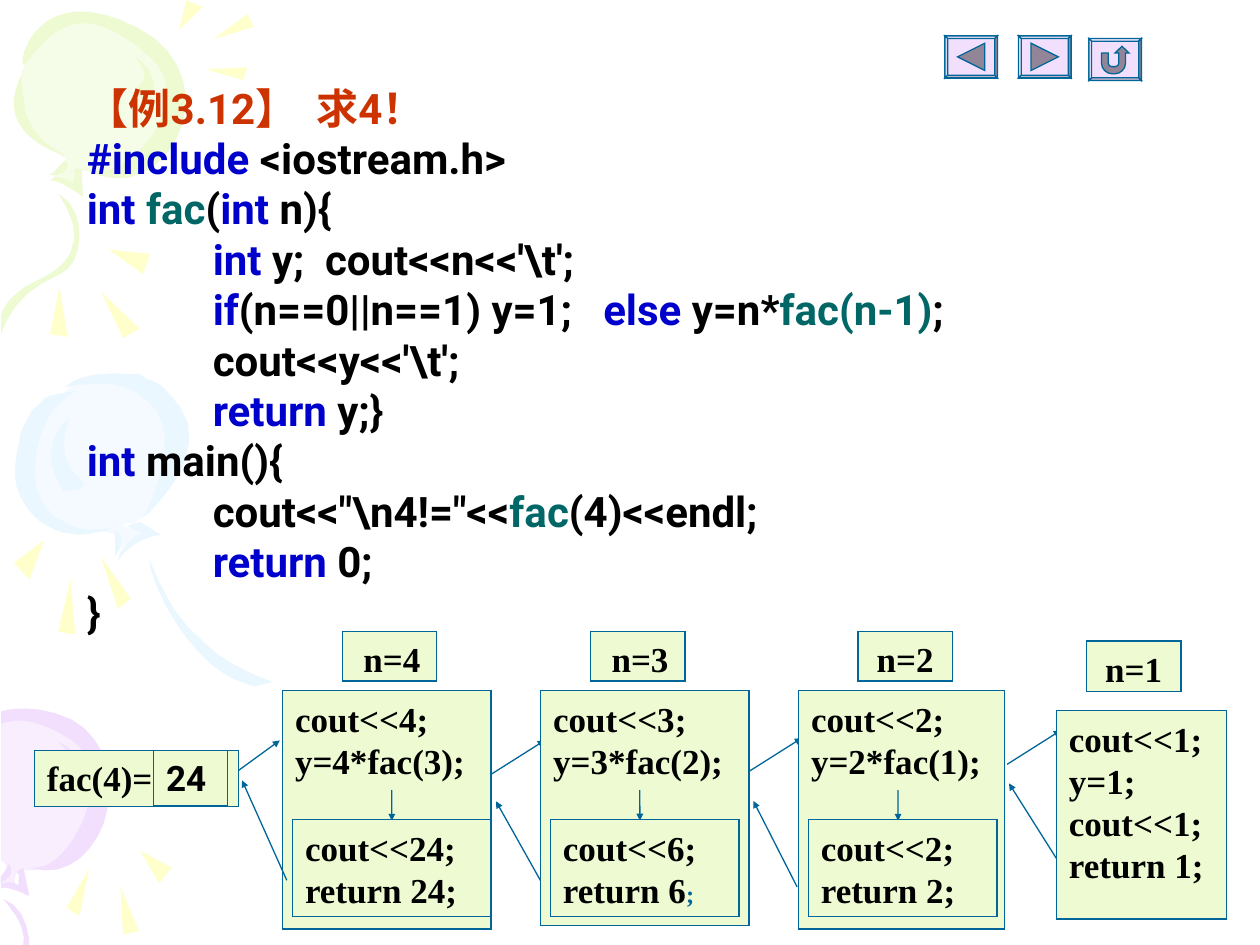
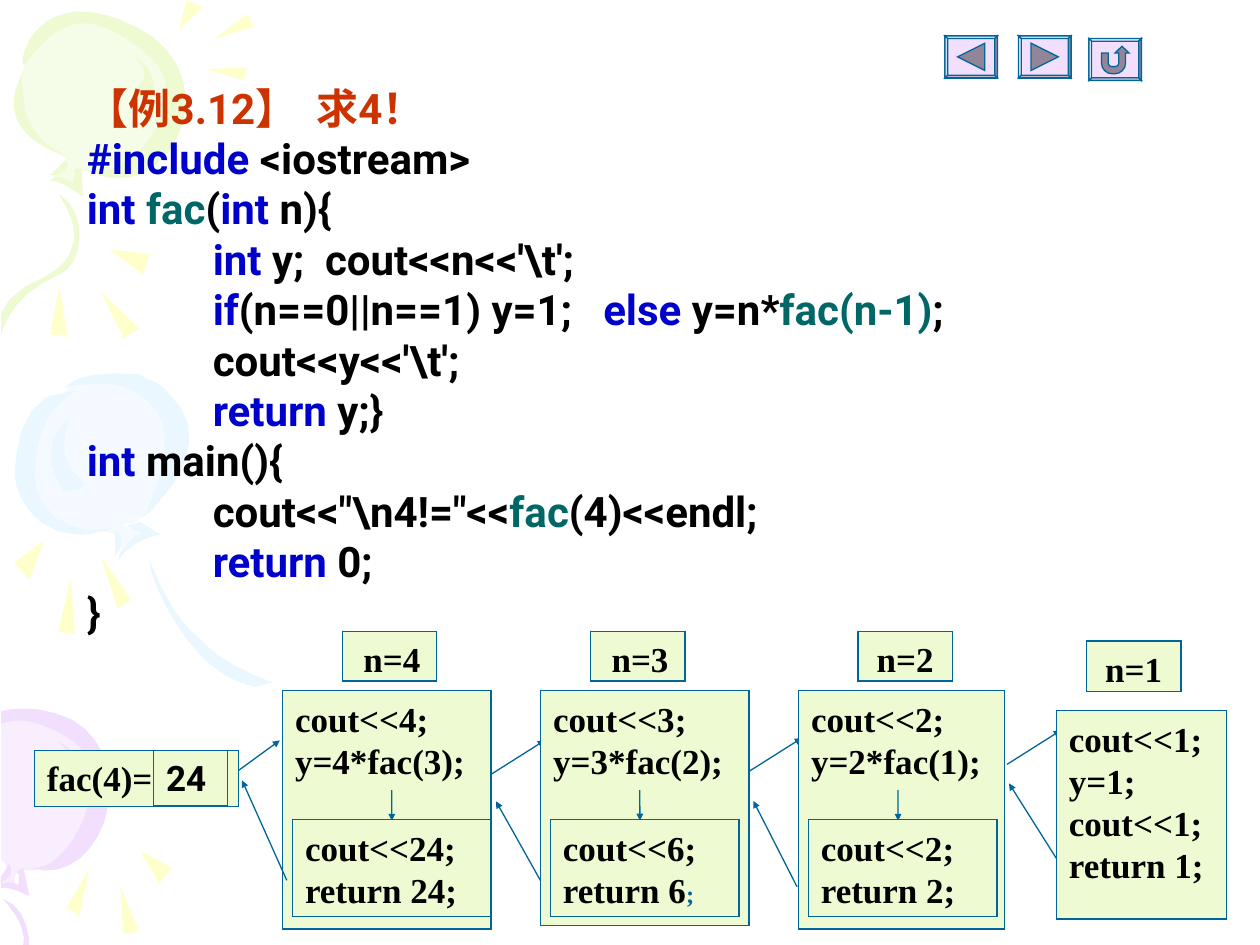
Before and after one commit to Changhe160/Changhe160.github.io, a slide deck: slide 87 of teachingRes/Cplusplus/unit03函数.ppt (slide 84 before the commit). Drawn at 1260x945 pixels with LibreOffice and Linux fonts; fonts in the diff are those of the drawing. Boxes give left, top, right and bottom in pixels: in the first picture for what was removed or moved away, otherwise in the second. Text is boxed around its words. In the diff, an @@ line names an element or a change of style, - is before the commit and + after.

```diff
--- a/teachingRes/Cplusplus/unit03函数.ppt
+++ b/teachingRes/Cplusplus/unit03函数.ppt
@@ text at [87, 142, 470, 175]: text changed @@
-#include <iostream.h>
+#include <iostream>
```
Also in this commit, not shown: 87 other slides changed, 4 slides added, 1 slide removed.
